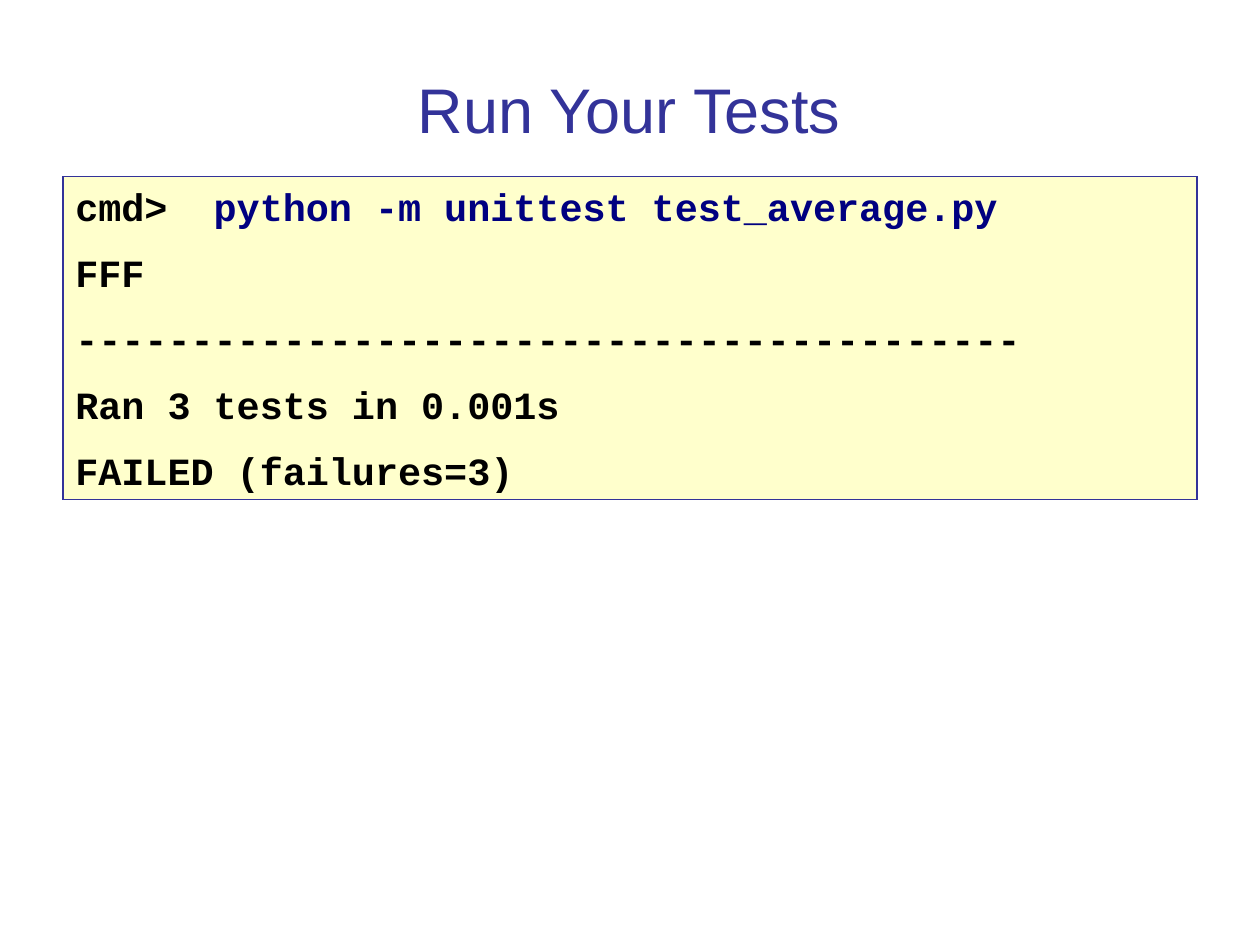
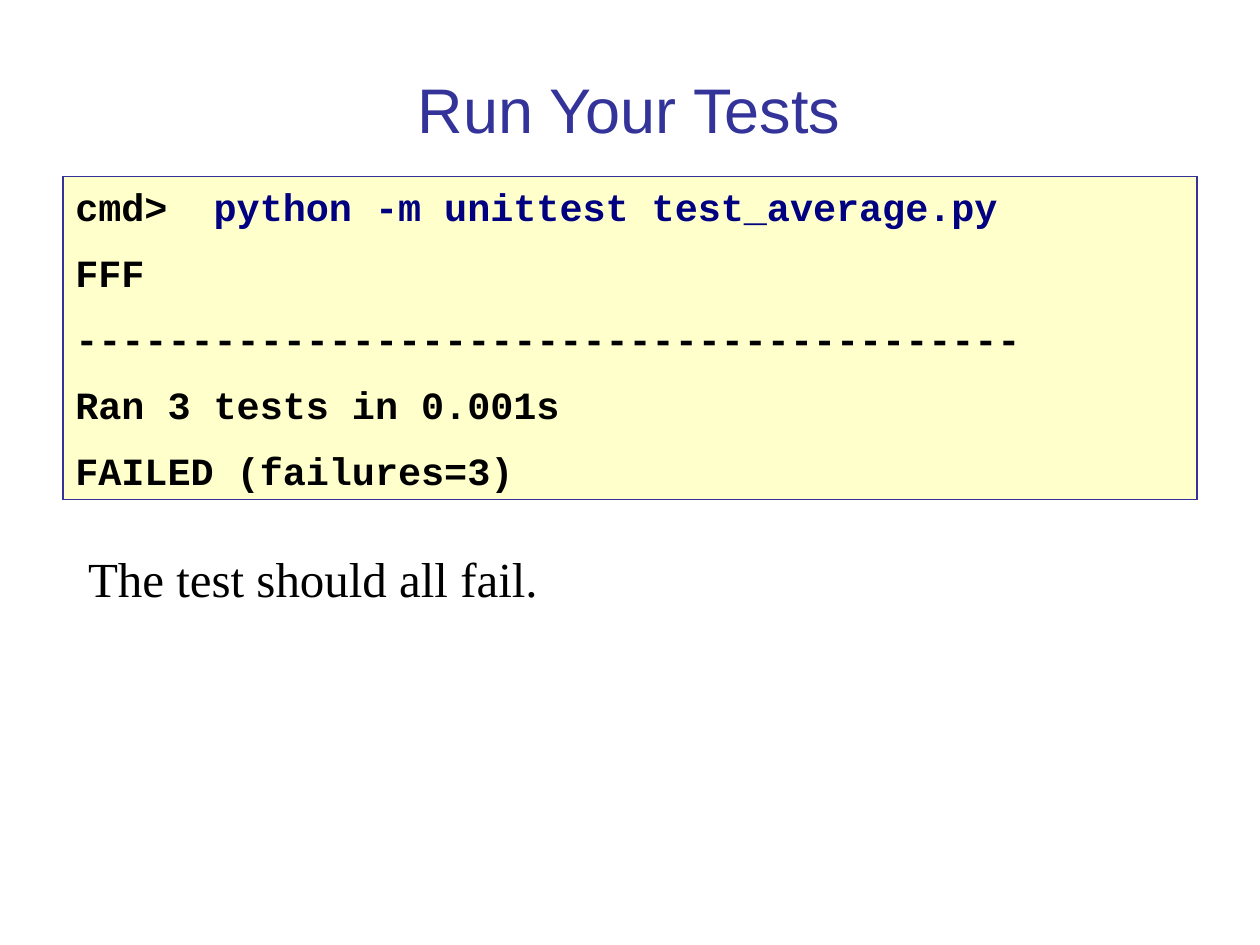
Before and after one commit to cpske/ISP, a slide deck: slide 21 of testing/PythonUnitTesting.ppt. Drawn at 1260x945 pixels with LibreOffice and Linux fonts; fonts in the diff are those of the drawing. Boxes give left, top, right and bottom in pixels: in the first picture for what was removed or moved away, otherwise in the second. Text is boxed around its words. In the diff, an @@ line names an element or a change of style, - is before the commit and + after.

```diff
--- a/testing/PythonUnitTesting.ppt
+++ b/testing/PythonUnitTesting.ppt
@@ text added at [88,562,537,598], 28 pt, text #000000 @@
+The test should all fail.
```
Also in this commit, not shown: 8 other slides changed, 2 slides added, 1 slide removed, 1 other file.
